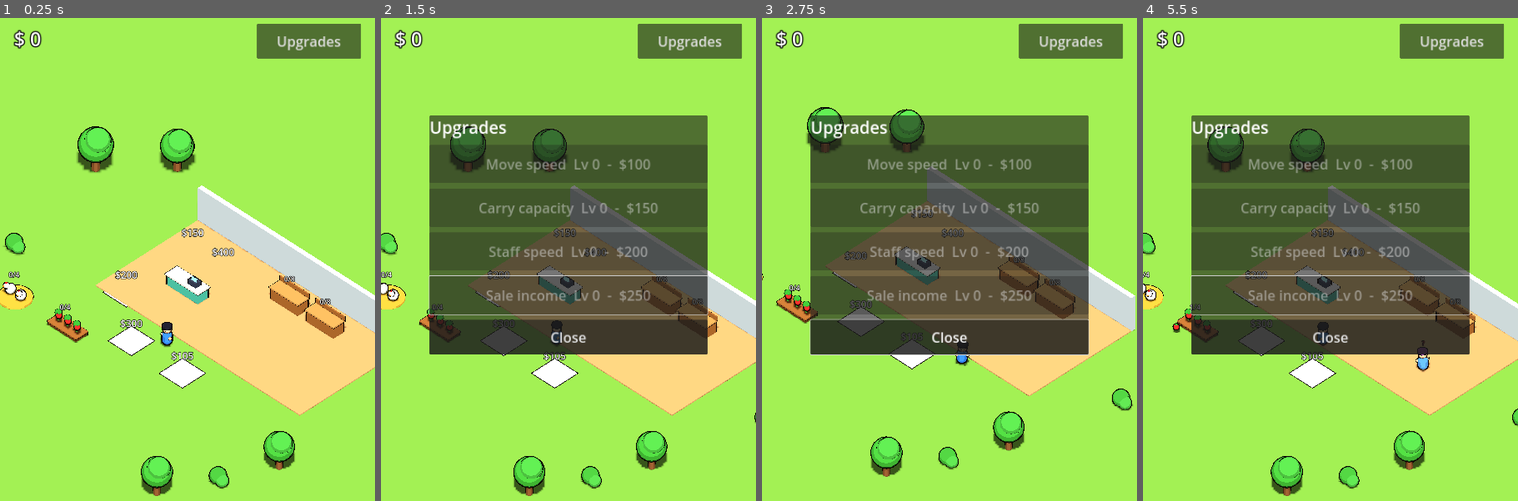
Above: before the commit, frames 1-4 (left to right).
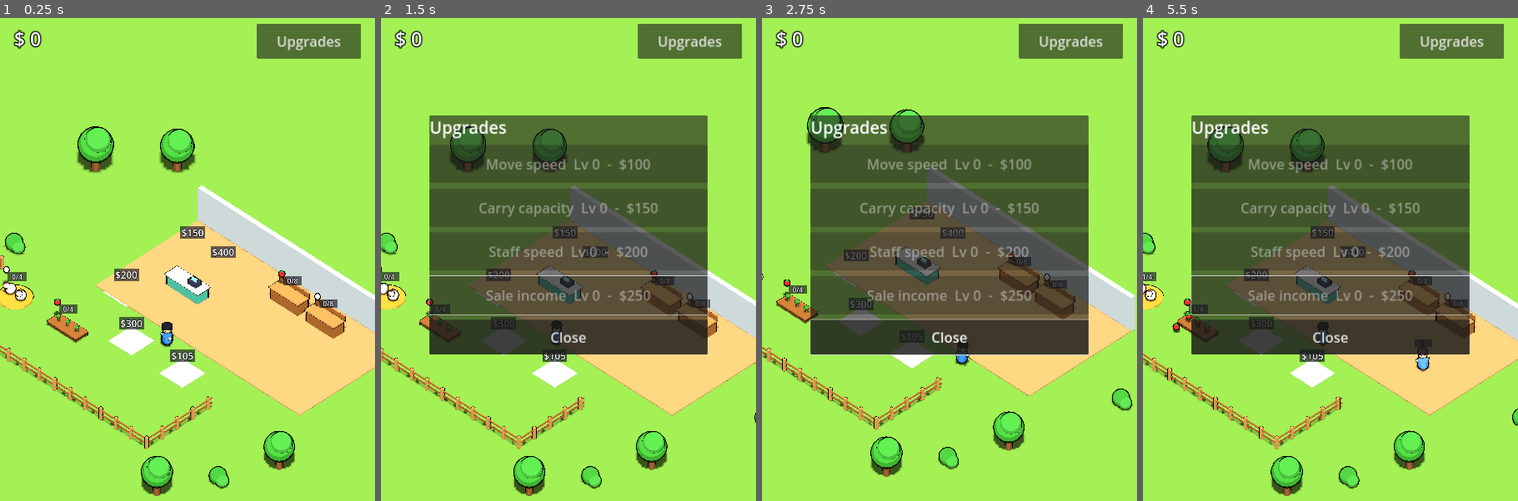
Above: after the commit, the same moments.

Repository: mifarosa/minibakkal
Game: Godot game, scene res://scenes/main.tscn
The game is run twice, just before and just after one commit, with the same random seed, the same clock (stepped at 60 frames per second) and the same inputs.
Inputs (mouse positions are in pixels of both pictures, inside the frame that each line leads up to):
- Up to frame 1 (0.25 s): no input
- Up to frame 2 (1.5 s): click "Upgrades" at 0.5 s; tap Enter at 1.25 s; move the mouse to (651, 312) at 1.27 s; hold Right (ui_right) from 1.28 s (still down); click (651, 312) at 1.42 s
- Up to frame 3 (2.75 s): move the mouse to (874, 375) at 2.02 s; release Right (ui_right) at 2.03 s; hold Down (ui_down) from 2.03 s (still down)
- Up to frame 4 (5.5 s): move the mouse to (1368, 196) at 2.77 s; release Down (ui_down) at 2.78 s; hold Right (ui_right) 2.78-3.53 s; move the mouse to (1311, 476) at 3.52 s; hold Up (ui_up) 3.53-4.28 s; click (1311, 476) at 3.67 s; move the mouse to (1443, 443) at 4.27 s; hold Left (ui_left) from 4.28 s (still down); move the mouse to (1218, 245) at 5.02 s

The runs differ from the first frame. In frame 1, 2.4% of the frame differs, in the area x 0-90%, y 43-90%; in frame 2, 2.0%; in frame 3, 1.8%; in frame 4, 1.9%.

Commit message:
Add coin flight, pad pulse/fill, plant growth, fence, label badges and pop animations
Co-Authored-By: Claude Sonnet 5.5 <noreply@anthropic.com>
Claude-Session: https://claude.ai/code/session_01HcBMsgN4hG2LxUJRDfw6aU

Diff:
--- a/scripts/cashier.gd
+++ b/scripts/cashier.gd
@@ -46,11 +46,12 @@
 		var price := Game.price_of(first.wanted)
 		Game.add_money(price)
 		_pop_text("+%d" % price, first.global_position)
+		_fly_coins(first.global_position)
 		first.finish()
 
 
 func _pop_text(t: String, at: Vector3) -> void:
-	var l := Game.label(t, Vector3.ZERO, 56)
+	var l := Game.label(t, Vector3.ZERO, 56, false)
 	l.modulate = Color(0.4, 1.0, 0.4)
 	get_tree().current_scene.add_child(l)
 	l.global_position = at + Vector3(0, 2.6, 0)
@@ -58,3 +59,28 @@
 	tw.tween_property(l, "position:y", l.position.y + 1.5, 0.8)
 	tw.parallel().tween_property(l, "modulate:a", 0.0, 0.8)
 	tw.tween_callback(l.queue_free)
+
+
+## Coins arc from the customer to the money counter in the HUD corner.
+func _fly_coins(from: Vector3) -> void:
+	var cam := get_viewport().get_camera_3d()
+	if cam == null:
+		return
+	var vp := get_viewport().get_visible_rect().size
+	var target := cam.project_position(Vector2(vp.x * 0.09, vp.y * 0.04), 40.0)
+	for i in 3:
+		var c := Models.coin()
+		get_tree().current_scene.add_child(c)
+		c.global_position = from + Vector3(0, 1.6, 0)
+		c.scale = Vector3.ONE * 1.5
+		var tw := c.create_tween()
+		tw.tween_interval(i * 0.1)
+		tw.tween_method(_coin_step.bind(c, c.global_position, target), 0.0, 1.0, 0.7).set_ease(Tween.EASE_IN)
+		tw.tween_callback(c.queue_free)
+
+
+func _coin_step(t: float, c: Node3D, start: Vector3, target: Vector3) -> void:
+	var p := start.lerp(target, t)
+	p.y += sin(t * PI) * 2.5
+	c.global_position = p
+	c.rotation.z = t * 14.0
--- a/scripts/customer.gd
+++ b/scripts/customer.gd
@@ -56,12 +56,14 @@
 
 
 func finish() -> void:
-	_leave()
+	_bubble.text = ":)"
+	_bubble.modulate = Color(0.4, 1.0, 0.4)
+	_leave(true)
 
 
-func _leave() -> void:
+func _leave(happy: bool = false) -> void:
 	_state = State.LEAVING
-	_bubble.visible = false
+	_bubble.visible = happy
 
 
 func _move_to(target: Vector3, delta: float) -> bool:
--- a/scripts/game.gd
+++ b/scripts/game.gd
@@ -171,7 +171,7 @@
 	return _mesh_node(mesh, color, pos, outline)
 
 
-func label(text: String, pos: Vector3, size: int = 48) -> Label3D:
+func label(text: String, pos: Vector3, size: int = 48, badge: bool = true) -> Label3D:
 	var l := Label3D.new()
 	l.text = text
 	l.position = pos
@@ -180,6 +180,20 @@
 	l.pixel_size = 0.012
 	l.outline_size = 12
 	l.no_depth_test = true
+	l.render_priority = 1
+	if badge:
+		var q := MeshInstance3D.new()
+		var qm := QuadMesh.new()
+		qm.size = Vector2(maxf(float(text.length()), 4.0) * size * 0.55 * 0.012 + 0.25, size * 1.25 * 0.012)
+		q.mesh = qm
+		var mat := StandardMaterial3D.new()
+		mat.albedo_color = Color(0.05, 0.05, 0.12, 0.6)
+		mat.shading_mode = BaseMaterial3D.SHADING_MODE_UNSHADED
+		mat.transparency = BaseMaterial3D.TRANSPARENCY_ALPHA
+		mat.billboard_mode = BaseMaterial3D.BILLBOARD_ENABLED
+		mat.no_depth_test = true
+		q.material_override = mat
+		l.add_child(q)
 	return l
 
 
--- a/scripts/main.gd
+++ b/scripts/main.gd
@@ -20,6 +20,7 @@
 var producers: Array[Node3D] = []
 var _money_label: Label
 var _customers := 0
+var _started := false
 
 
 func _ready() -> void:
@@ -45,6 +46,8 @@
 	spawn.autostart = true
 	spawn.timeout.connect(_spawn_customer)
 	add_child(spawn)
+
+	_started = true
 
 	var autosave := Timer.new()
 	autosave.wait_time = 10.0
@@ -103,6 +106,11 @@
 		var bu := Models.bush()
 		bu.position = b
 		add_child(bu)
+
+	# Farm fence
+	add_child(Models.fence(Vector3(-11, 0, 4.2), Vector3(-11, 0, 11)))
+	add_child(Models.fence(Vector3(-11, 0, 11), Vector3(10, 0, 11)))
+	add_child(Models.fence(Vector3(10, 0, 11), Vector3(10, 0, 4.6)))
 
 	# Store floor
 	add_child(Game.box(Vector3(20, 0.1, 10), Color(0.95, 0.72, 0.45), Vector3(5, 0.05, -4), 0.0))
@@ -141,6 +149,8 @@
 	p.position = pos
 	add_child(p)
 	producers.append(p)
+	if _started:
+		Models.pop(p, 0.4)
 	return p
 
 
@@ -150,6 +160,8 @@
 	s.position = pos
 	add_child(s)
 	shelves.append(s)
+	if _started:
+		Models.pop(s, 0.4)
 	return s
 
 
@@ -170,6 +182,8 @@
 	st.main = self
 	st.position = at
 	add_child(st)
+	if _started:
+		Models.pop(st, 0.4)
 
 
 # ---------- customers ----------
@@ -204,7 +218,11 @@
 	_money_label.mouse_filter = Control.MOUSE_FILTER_IGNORE
 	layer.add_child(_money_label)
 	_build_upgrade_panel(layer)
-	Game.money_changed.connect(func(v): _money_label.text = "$ %d" % v)
+	_money_label.pivot_offset = Vector2(20, 35)
+	Game.money_changed.connect(func(v):
+		_money_label.text = "$ %d" % v
+		_money_label.scale = Vector2(1.3, 1.3)
+		_money_label.create_tween().tween_property(_money_label, "scale", Vector2.ONE, 0.2))
 	_money_label.text = "$ %d" % Game.money
 
 
--- a/scripts/models.gd
+++ b/scripts/models.gd
@@ -102,6 +102,7 @@
 		return n
 	n.add_child(Game.box(Vector3(2.7, 0.3, 1.1), SOIL, Vector3(0, 0.15, -0.25)))
 	n.add_child(Game.box(Vector3(2.8, 0.1, 1.2), WOOD, Vector3(0, 0.3, -0.25), 0.04))
+	var plants: Array = []
 	for x in [-0.9, 0.0, 0.9]:
 		var plant := _n(Vector3(x, 0.35, -0.25))
 		plant.add_child(Game.cylinder(0.05, 0.6, LEAF, Vector3(0, 0.3, 0), 0.02))
@@ -109,7 +110,10 @@
 		var fruit := item(product)
 		fruit.position = Vector3(0.2, 0.62, 0.15)
 		plant.add_child(fruit)
+		plant.set_meta("fruit", fruit)
+		plants.append(plant)
 		n.add_child(plant)
+	n.set_meta("plants", plants)
 	return n
 
 
@@ -152,3 +156,25 @@
 	var c := Game.cylinder(0.14, 0.05, Color(1.0, 0.82, 0.15), Vector3.ZERO, 0.02)
 	c.rotation.x = PI / 2.0
 	return c
+
+
+static func fence(a: Vector3, b: Vector3) -> Node3D:
+	var n := _n()
+	var length := a.distance_to(b)
+	var dir := (b - a).normalized()
+	var posts := int(length / 1.5)
+	for i in posts + 1:
+		var at := a + dir * minf(i * 1.5, length)
+		n.add_child(Game.box(Vector3(0.2, 1.0, 0.2), WOOD_LIGHT, at + Vector3(0, 0.5, 0), 0.04))
+	for h in [0.4, 0.8]:
+		var rail := Game.box(Vector3(0.08, 0.1, length), WOOD, (a + b) / 2.0 + Vector3(0, h, 0), 0.0)
+		rail.rotation.y = atan2(dir.x, dir.z)
+		n.add_child(rail)
+	return n
+
+
+## Scale-in "pop" animation for a node that is already in the tree.
+static func pop(n: Node3D, time: float = 0.2) -> void:
+	n.scale = Vector3.ONE * 0.01
+	var tw := n.create_tween()
+	tw.tween_property(n, "scale", Vector3.ONE, time).set_trans(Tween.TRANS_BACK).set_ease(Tween.EASE_OUT)
--- a/scripts/player.gd
+++ b/scripts/player.gd
@@ -85,6 +85,6 @@
 
 ## Pop-in animation for a newly picked up item.
 func _pop(n: Node3D) -> void:
-	n.scale = Vector3.ZERO
+	n.scale = Vector3.ONE * 0.01
 	var tw := n.create_tween()
 	tw.tween_property(n, "scale", Vector3.ONE, 0.18).set_trans(Tween.TRANS_BACK).set_ease(Tween.EASE_OUT)
--- a/scripts/producer.gd
+++ b/scripts/producer.gd
@@ -11,6 +11,7 @@
 var _player: Node3D = null
 var _label: Label3D
 var _items := Node3D.new()
+var _bed: Node3D
 
 
 func setup(p: String, cap: int, every: float) -> void:
@@ -20,9 +21,13 @@
 
 
 func _ready() -> void:
-	add_child(Models.bed(product))
+	_bed = Models.bed(product)
+	add_child(_bed)
+	var icon := Models.item(product)
+	icon.position = Vector3(-0.75, 2.2, 0)
+	add_child(icon)
 	add_child(_items)
-	_label = Game.label("0/%d" % capacity, Vector3(0, 2.2, 0), 40)
+	_label = Game.label("0/%d" % capacity, Vector3(0.3, 2.2, 0), 40)
 	add_child(_label)
 	var a := Game.zone(self, 2.0)
 	a.body_entered.connect(func(b): if b is CharacterBody3D: _player = b)
@@ -44,6 +49,16 @@
 			stock -= 1
 			_player.add_item(product)
 			_refresh()
+	_grow()
+
+
+func _grow() -> void:
+	if not _bed.has_meta("plants"):
+		return
+	var g := clampf((float(stock) + _timer / interval) / float(capacity), 0.0, 1.0)
+	for p in _bed.get_meta("plants"):
+		p.scale = Vector3.ONE * (0.55 + 0.45 * g)
+		(p.get_meta("fruit") as Node3D).visible = stock > 0 or g > 0.5
 
 
 func take_one() -> bool:
--- a/scripts/shelf.gd
+++ b/scripts/shelf.gd
@@ -8,6 +8,7 @@
 var _give_timer := 0.0
 var _label: Label3D
 var _items := Node3D.new()
+var _last_stock := 0
 
 
 func setup(p: String, cap: int = 8) -> void:
@@ -22,7 +23,10 @@
 func _ready() -> void:
 	add_child(Models.shelf())
 	add_child(_items)
-	_label = Game.label("0/%d" % capacity, Vector3(0, 2.4, 0), 40)
+	_label = Game.label("0/%d" % capacity, Vector3(0.3, 2.4, 0), 40)
+	var icon := Models.item(product)
+	icon.position = Vector3(-0.75, 2.4, 0)
+	add_child(icon)
 	add_child(_label)
 	var a := Game.zone(self, 2.4)
 	a.body_entered.connect(func(b): if b is CharacterBody3D: _player = b)
@@ -65,3 +69,6 @@
 		var it := Models.item(product)
 		it.position = Vector3(-0.95 + (i % 4) * 0.63, 1.45 + (i / 4) * 0.42, 0.05)
 		_items.add_child(it)
+		if i >= _last_stock:
+			Models.pop(it)
+	_last_stock = stock
--- a/scripts/unlock_zone.gd
+++ b/scripts/unlock_zone.gd
@@ -9,6 +9,8 @@
 var _player: Node3D = null
 var _tick := 0.0
 var _label: Label3D
+var _pad: Node3D
+var _fill: Node3D
 
 
 func setup(unlock_id: String, price: int) -> void:
@@ -18,7 +20,14 @@
 
 
 func _ready() -> void:
-	add_child(Game.box(Vector3(2.2, 0.05, 2.2), Color(1, 1, 1, 1), Vector3(0, 0.03, 0)))
+	_pad = Game.box(Vector3(2.2, 0.05, 2.2), Color(1, 1, 1, 1), Vector3(0, 0.03, 0), 0.0)
+	add_child(_pad)
+	_fill = Game.box(Vector3(2.0, 0.06, 2.0), Color(0.35, 0.85, 0.3), Vector3(0, 0.05, 0), 0.0)
+	_fill.scale = Vector3(0.001, 1, 0.001)
+	add_child(_fill)
+	var pulse := create_tween().set_loops()
+	pulse.tween_property(_pad, "scale", Vector3(1.06, 1, 1.06), 0.7).set_trans(Tween.TRANS_SINE)
+	pulse.tween_property(_pad, "scale", Vector3.ONE, 0.7).set_trans(Tween.TRANS_SINE)
 	_label = Game.label("$%d" % remaining, Vector3(0, 1.6, 0), 56)
 	add_child(_label)
 	var a := Game.zone(self, 1.3)
@@ -37,7 +46,12 @@
 	if Game.spend(chunk):
 		remaining -= chunk
 		_label.text = "$%d" % remaining
+		var f := 1.0 - float(remaining) / float(cost)
+		_fill.scale = Vector3(maxf(f, 0.001), 1, maxf(f, 0.001))
 		if remaining <= 0:
 			Game.unlocked[id] = true
 			unlocked.emit()
-			queue_free()
+			set_process(false)
+			var tw := create_tween()
+			tw.tween_property(self, "scale", Vector3(0.01, 0.01, 0.01), 0.25).set_trans(Tween.TRANS_BACK).set_ease(Tween.EASE_IN)
+			tw.tween_callback(queue_free)
--- /dev/null
+++ b/tests/test_effects.gd
@@ -0,0 +1,43 @@
+extends SceneTree
+## Smoke test: coins fly to the HUD and the unlock pad fills / disappears when paid.
+
+var main: Node
+var frames := 0
+var elapsed := 0.0
+var coins_seen := 0
+
+
+func _initialize() -> void:
+	# Start from a clean save so the corn pad exists and money is known.
+	var f := FileAccess.open("user://save.json", FileAccess.WRITE)
+	f.store_string(JSON.stringify({"money": 1000, "unlocked": {}, "levels": {}}))
+	f.close()
+	main = load("res://scenes/main.tscn").instantiate()
+	root.add_child(main)
+	current_scene = main
+
+
+func _process(delta: float) -> bool:
+	frames += 1
+	elapsed += delta
+	if frames == 5:
+		main.cashier._fly_coins(Vector3(0, 0, 0))
+	if frames == 8:
+		for c in main.get_children():
+			if c is MeshInstance3D and c.scale.x > 1.4:
+				coins_seen += 1
+		assert(coins_seen == 3, "expected 3 flying coins, got %d" % coins_seen)
+		# Pay for the cheapest pad directly
+		var pad: Node = null
+		for c in main.get_children():
+			if c.has_method("setup") and c.get("id") == "corn":
+				pad = c
+		assert(pad != null)
+		pad._player = main.player
+	if frames > 8 and (root.get_node("Game").unlocked.has("corn") or elapsed > 20.0):
+		var g = root.get_node("Game")
+		assert(g.unlocked.has("corn"), "corn pad should be paid")
+		assert(g.money < 1000)
+		print("EFFECTS TESTS PASSED")
+		quit()
+	return false
